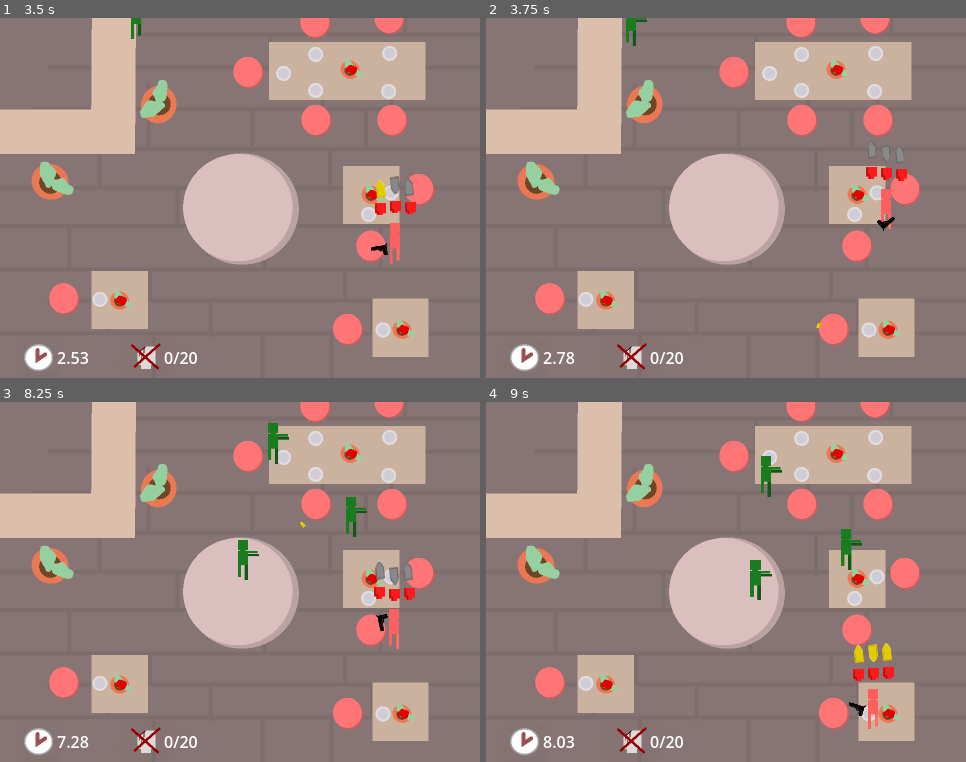
Above: before the commit, frames 1-4 (two rows, left to right).
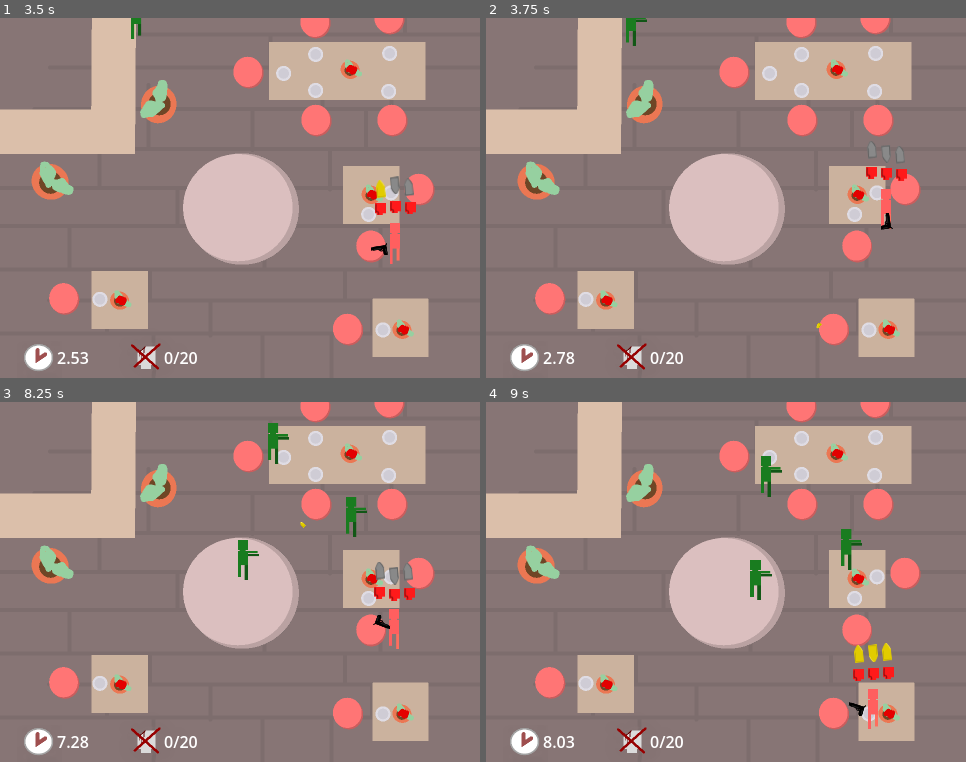
Above: after the commit, the same moments.

Repository: OgGhostJelly/Zombie-BurgerZ
Game: Godot game, scene res://objects/level/level.tscn
Same seed, same stepped clock (60 frames per second), same inputs: the game is played once before the commit and once after it. Sound files missing from this copy of the repository are replaced by a short silence.
Inputs (mouse positions are in pixels of both pictures, inside the frame that each line leads up to):
- Up to frame 1 (3.5 s): move the mouse to (345, 180) at 0.52 s; press the mouse at (345, 180) at 0.53 s; hold D (move_right) 0.53-1.28 s; move the mouse to (144, 216) at 1.27 s; release the mouse at (144, 216) at 1.28 s; hold S (move_down) 1.28-2.03 s; tap U (info) at 1.35, 2.85 s; move the mouse to (288, 118) at 2.02 s; press the mouse at (288, 118) at 2.03 s; hold D (move_right) 2.03-2.78 s; move the mouse to (216, 270) at 2.77 s; release the mouse at (216, 270) at 2.78 s; hold W (move_up) from 2.78 s (still down)
- Up to frame 2 (3.75 s): move the mouse to (870, 252) at 3.52 s; release W (move_up) at 3.53 s; press the mouse at (870, 252) at 3.53 s; hold A (move_left) from 3.53 s (still down)
- Up to frame 3 (8.25 s): move the mouse to (96, 528) at 4.27 s; release the mouse at (96, 528) at 4.28 s; tap U (info) at 4.35, 5.85, 7.35 s; move the mouse to (264, 582) at 5.02 s; release A (move_left) at 5.03 s; press the mouse at (264, 582) at 5.03 s; hold S (move_down) 5.03-5.78 s; move the mouse to (168, 492) at 5.77 s; release the mouse at (168, 492) at 5.78 s; hold D (move_right) 5.78-6.53 s; move the mouse to (345, 564) at 6.52 s; press the mouse at (345, 564) at 6.53 s; hold W (move_up) 6.53-7.28 s; move the mouse to (144, 600) at 7.27 s; release the mouse at (144, 600) at 7.28 s; hold D (move_right) 7.28-8.03 s; move the mouse to (288, 502) at 8.02 s; press the mouse at (288, 502) at 8.03 s; hold S (move_down) from 8.03 s (still down)
- Up to frame 4 (9 s): move the mouse to (702, 654) at 8.77 s; release S (move_down) at 8.78 s; release the mouse at (702, 654) at 8.78 s; hold A (move_left) from 8.78 s (still down); tap U (info) at 8.85 s

Frame 1 is identical in both runs. In frame 2, less than 0.1% of the frame differs, in the area x 81-86%, y 54-60%; in frame 3, less than 0.1%; in frame 4, less than 0.1%.

Commit message:
Tweaked gun animation
- Tweaked gun animation

Diff:
--- a/objects/guns/gun/gun.tscn
+++ b/objects/guns/gun/gun.tscn
@@ -43,9 +43,9 @@
 "values": [0.0]
 }
 
-[sub_resource type="Animation" id="Animation_xsy5e"]
-resource_name = "shoot-right"
-length = 0.2
+[sub_resource type="Animation" id="Animation_63ygj"]
+resource_name = "reload-left"
+length = 0.4
 tracks/0/type = "value"
 tracks/0/imported = false
 tracks/0/enabled = true
@@ -53,10 +53,26 @@
 tracks/0/interp = 1
 tracks/0/loop_wrap = true
 tracks/0/keys = {
-"times": PackedFloat32Array(0, 0.1, 0.2),
-"transitions": PackedFloat32Array(-2, 0.25, 1),
+"times": PackedFloat32Array(0, 0.4),
+"transitions": PackedFloat32Array(-2, 1),
 "update": 0,
-"values": [0.0, -0.785398, 0.0]
+"values": [0.0, 6.28319]
+}
+
+[sub_resource type="Animation" id="Animation_8wtaj"]
+resource_name = "reload-right"
+length = 0.4
+tracks/0/type = "value"
+tracks/0/imported = false
+tracks/0/enabled = true
+tracks/0/path = NodePath("Sprite2D:rotation")
+tracks/0/interp = 1
+tracks/0/loop_wrap = true
+tracks/0/keys = {
+"times": PackedFloat32Array(0, 0.4),
+"transitions": PackedFloat32Array(-2, 1),
+"update": 0,
+"values": [0.0, -6.28319]
 }
 
 [sub_resource type="Animation" id="Animation_xdy5a"]
@@ -75,9 +91,9 @@
 "values": [0.0, 0.785398, 0.0]
 }
 
-[sub_resource type="Animation" id="Animation_8wtaj"]
-resource_name = "reload-right"
-length = 0.4
+[sub_resource type="Animation" id="Animation_xsy5e"]
+resource_name = "shoot-right"
+length = 0.2
 tracks/0/type = "value"
 tracks/0/imported = false
 tracks/0/enabled = true
@@ -85,26 +101,10 @@
 tracks/0/interp = 1
 tracks/0/loop_wrap = true
 tracks/0/keys = {
-"times": PackedFloat32Array(0, 0.4),
-"transitions": PackedFloat32Array(-2, 1),
+"times": PackedFloat32Array(0, 0.1, 0.2),
+"transitions": PackedFloat32Array(-2, 0.25, 1),
 "update": 0,
-"values": [0.0, 6.28319]
-}
-
-[sub_resource type="Animation" id="Animation_63ygj"]
-resource_name = "reload-left"
-length = 0.4
-tracks/0/type = "value"
-tracks/0/imported = false
-tracks/0/enabled = true
-tracks/0/path = NodePath("Sprite2D:rotation")
-tracks/0/interp = 1
-tracks/0/loop_wrap = true
-tracks/0/keys = {
-"times": PackedFloat32Array(0, 0.4),
-"transitions": PackedFloat32Array(-2, 1),
-"update": 0,
-"values": [0.0, -6.28319]
+"values": [0.0, -0.785398, 0.0]
 }
 
 [sub_resource type="AnimationLibrary" id="AnimationLibrary_6g1y1"]
